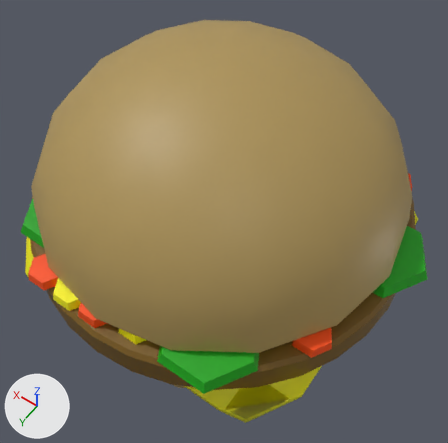
Two versions of the Blender file _source_assets/cheeseburger.blend, one commit apart.
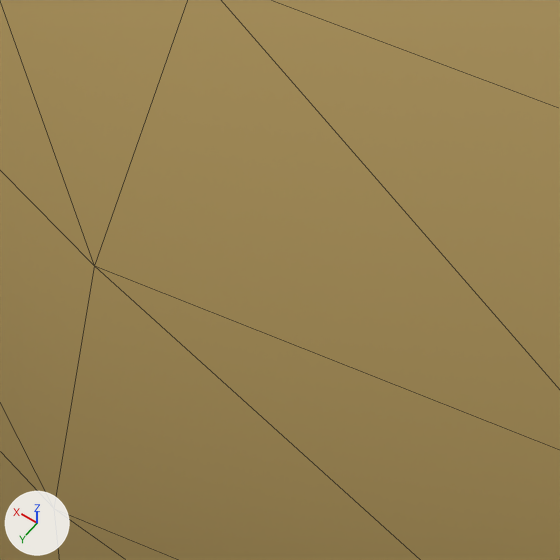
The first picture shows the older version from a camera (50 mm lens) standing at (-0.62, 0.86, 1.537) and looking at (-0.033, 0.038, 0.246). The close-ups show the older and then the newer version on the part from 19% to 36% of the width and 51% to 68% of the height of that picture. Only the edits that show in the close-ups are written down. Arrows for +X, +Y and +Z are at lower left; the lights stay in place. The close-ups show mesh edges as thin lines.

In view in the first close-up: 'bun_top'.
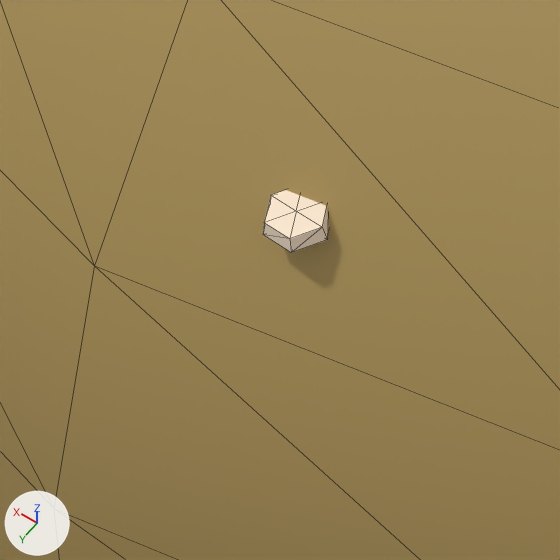
Changed parts and their boxes (x1, y1, x2, y2) in the close-ups (560 x 560 px):
```json
{"object": "sesame_seed.004", "change": "added", "after": [263, 190, 329, 253]}
```

Scene script edits in JSON lines:
```json
{"op": "add", "block": "mat_sesame_seed", "code": ["mat_sesame_seed = principled_material('sesame-seed')", "mat_sesame_seed.base_color = (1.0, 0.836, 0.665)  # beige #ffecd5"]}
{"op": "add", "block": "ob_sesame_seed_004", "code": ["ob_sesame_seed_004 = bpy.data.objects.new('sesame_seed.004', me_scene.copy())  # the mesh of ob_mustard__6", "ob_sesame_seed_004.parent = ob_burger", "ob_sesame_seed_004.location = (-5.087, 52.01, -39.7)", "ob_sesame_seed_004.scale = (0.02, 0.05, 0.02)", "ob_sesame_seed_004.material_slots[0].link = 'OBJECT'; ob_sesame_seed_004.material_slots[0].material = mat_sesame_seed  # beige #ffecd5"]}
```
